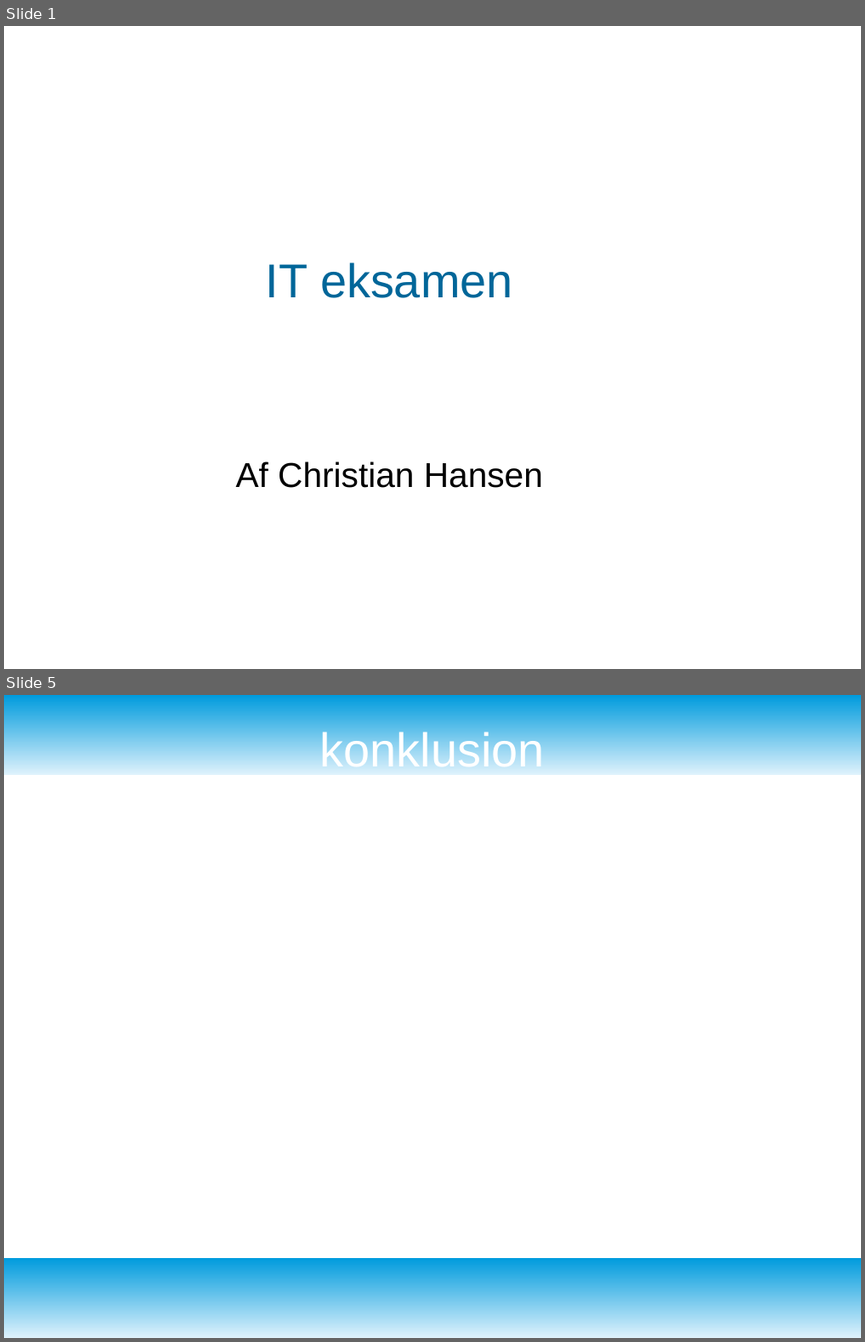
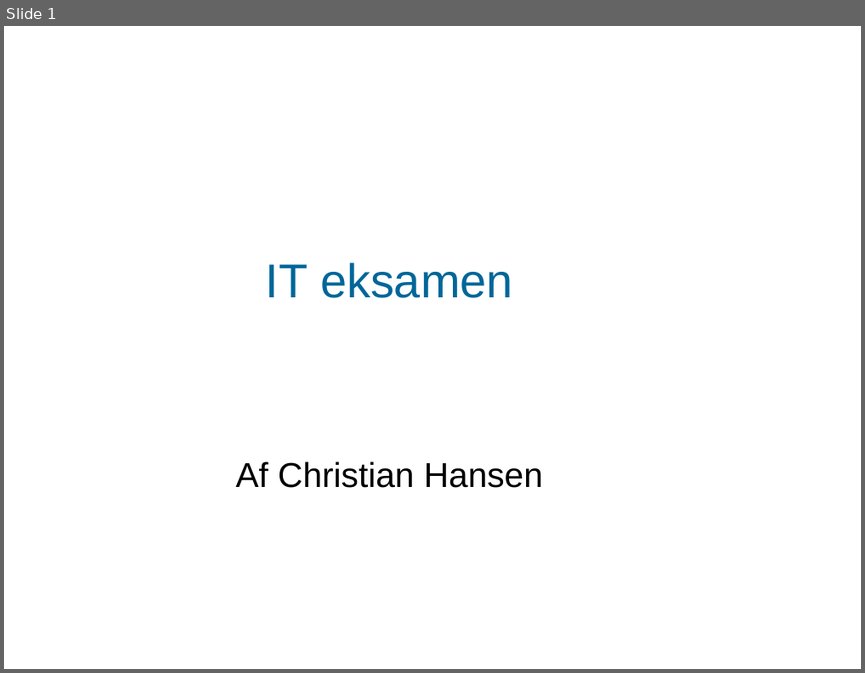
Before and after one commit to KnightOfLastDawn/it_programmering_eksamensprojekt, a slide deck: praesentationen_it__eksamen.odp. Shown one above the other, each under a label of ours: slides 1 and 5 before the commit, slide 1 after it; the slides between them are not shown. The pictures are 865x1342 and 865x673 pixels, drawn with LibreOffice and Linux fonts; fonts in the diff are those of the drawing; background and template pictures are left out. Boxes give left, top, right and bottom in pixels: in the first picture for what was removed or moved away, otherwise in the second. Text is boxed around its words. In the diff, an @@ line names an element or a change of style, - is before the commit and + after.

```diff
--- a/praesentationen_it__eksamen.odp
+++ b/praesentationen_it__eksamen.odp
@@ slide 5 removed at box(4, 695, 861, 1338), background #FFFFFF @@
@@ freeform shape removed at box(4, 695, 861, 775) @@
@@ title removed at box(320, 729, 545, 775) @@
-konklusion
@@ freeform shape removed at box(4, 1258, 861, 1338) @@
```
Also in this commit, not shown: 1 slide changed, 6 slides added, 2 other slides removed, 1 other file.
